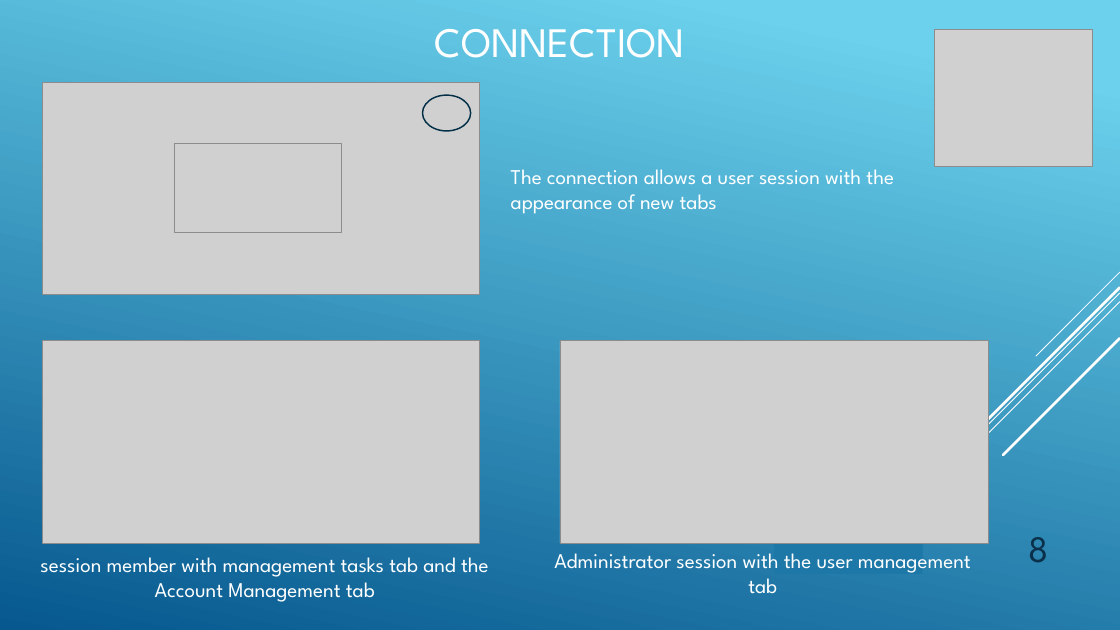
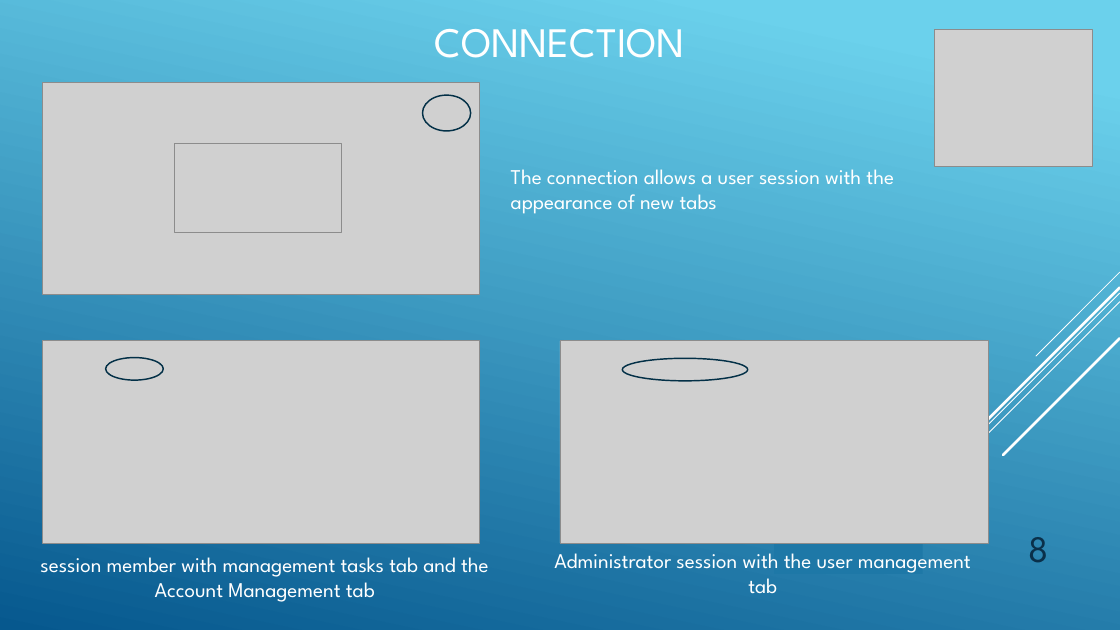
Before and after one commit to abarny/PTDawinSujet13, a slide deck: slide 8 of TeamShare.pptx. Drawn at 1120x630 pixels with LibreOffice and Linux fonts; fonts in the diff are those of the drawing; grey boxes stand for pictures. Boxes give left, top, right and bottom in pixels: in the first picture for what was removed or moved away, otherwise in the second. Text is boxed around its words. In the diff, an @@ line names an element or a change of style, - is before the commit and + after.

Commit message:
powerpoint

```diff
--- a/TeamShare.pptx
+++ b/TeamShare.pptx
@@ ellipse added at [106,358,164,381], outline #043148 1.25 pt @@
@@ ellipse added at [623,359,748,381], outline #043148 1.25 pt @@
```
Also in this commit, not shown: 1 other slide changed.
